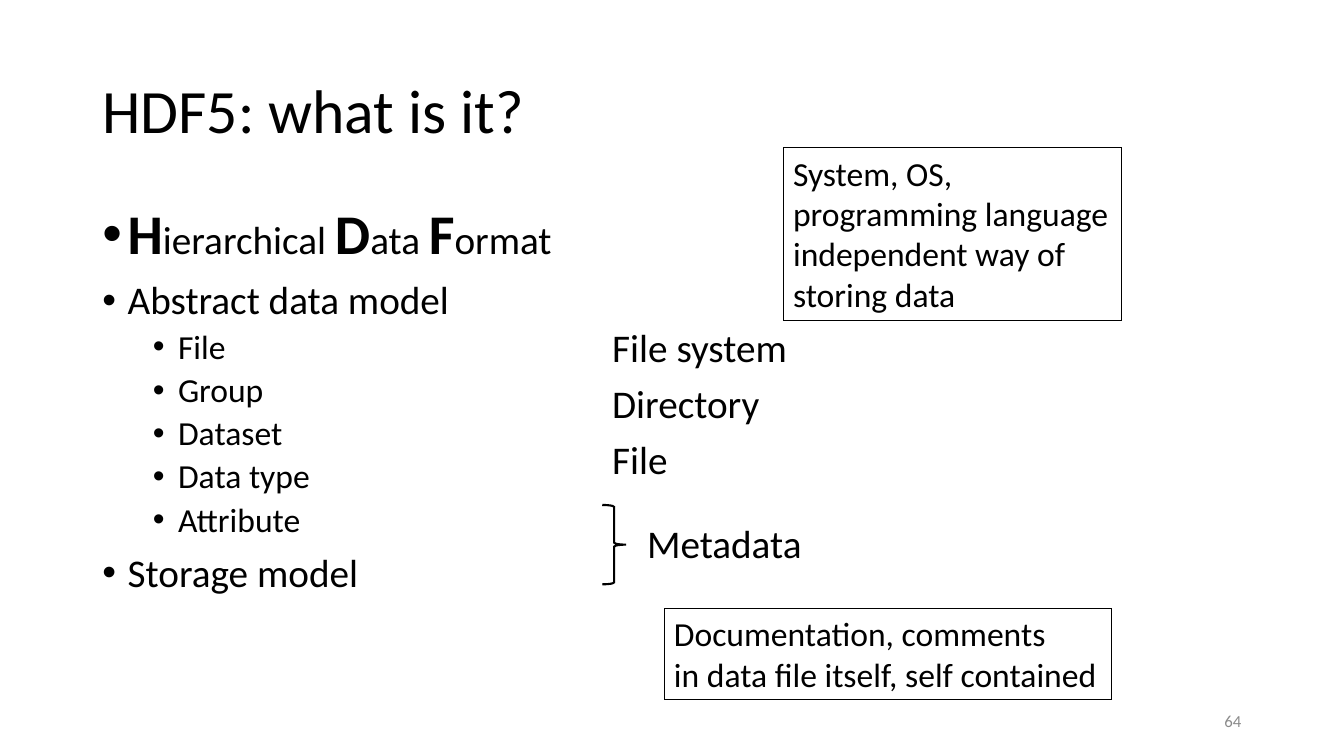
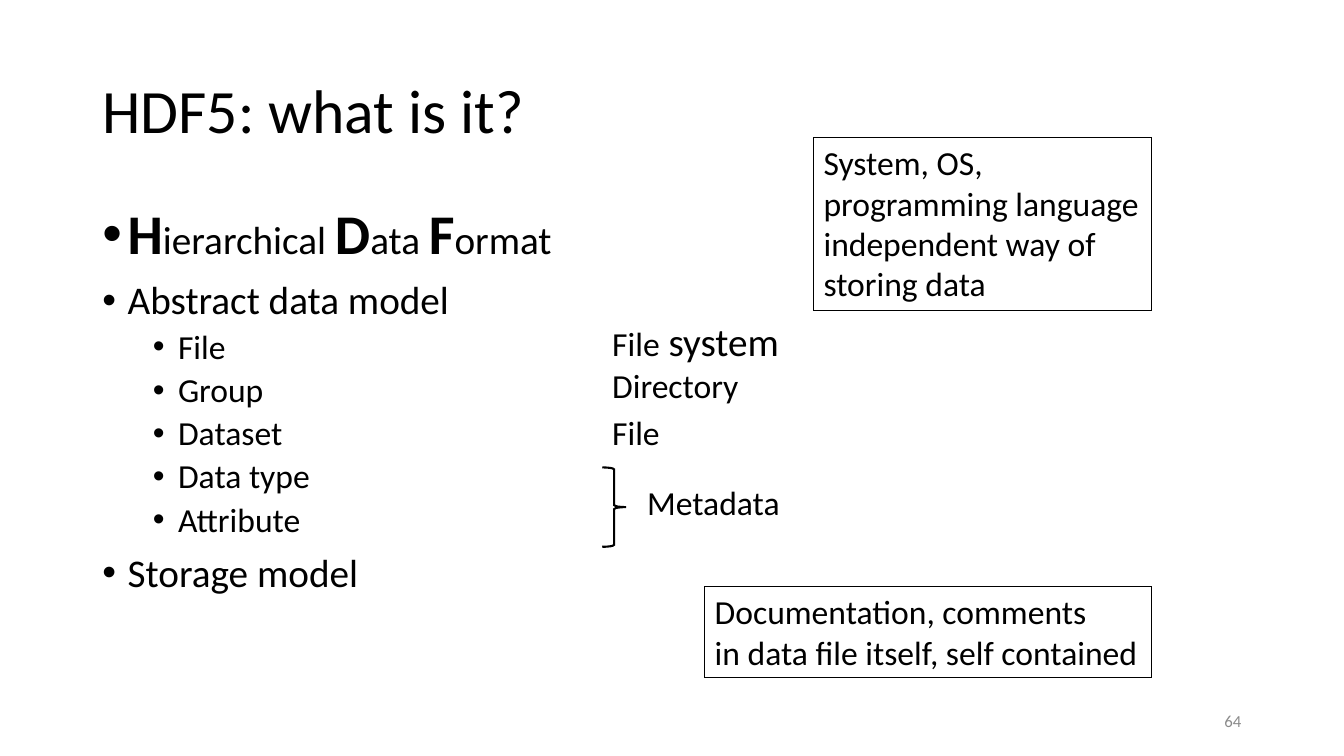
Before and after one commit to gjbex/Scientific-Python, a slide deck: slide 64 of scientific_python.pptx. Drawn at 1344x756 pixels with LibreOffice and Linux fonts; fonts in the diff are those of the drawing. Boxes give left, top, right and bottom in pixels: in the first picture for what was removed or moved away, otherwise in the second. Text is boxed around its words. In the diff, an @@ line names an element or a change of style, - is before the commit and + after.

Commit message:
Fix formatting HDF5 section

```diff
--- a/scientific_python.pptx
+++ b/scientific_python.pptx
@@ rectangle "System, OS, programming language independent ...": place and size @@
-rectangle "System, OS, programming language independent ..." at [783, 148, 1122, 322]
+rectangle "System, OS, programming language independent ..." at [814, 137, 1152, 311]
@@ text "File system" at [612, 331, 779, 363]: size 28 to 24 pt in "File" @@
@@ text "Directory": place and size @@
-text "Directory" at [612, 391, 759, 425]
+text "Directory" at [612, 375, 738, 404]
@@ text "File": place and size @@
-text "File" at [612, 446, 667, 475]
+text "File" at [612, 421, 660, 446]
@@ right brace: place and size @@
-right brace at [603, 505, 627, 585]
+right brace at [603, 468, 627, 547]
@@ size 28 to 24 pt in 3 elements at [612, 375, 738, 404], [612, 421, 660, 446], [647, 491, 780, 516] @@
@@ text "Metadata": place and size @@
-text "Metadata" at [647, 530, 801, 559]
+text "Metadata" at [647, 491, 780, 516]
@@ rectangle "Documentation, comments in data file ...": place and size @@
-rectangle "Documentation, comments in data file ..." at [664, 608, 1112, 700]
+rectangle "Documentation, comments in data file ..." at [705, 587, 1152, 679]
```
Also in this commit, not shown: 13 other slides changed.
